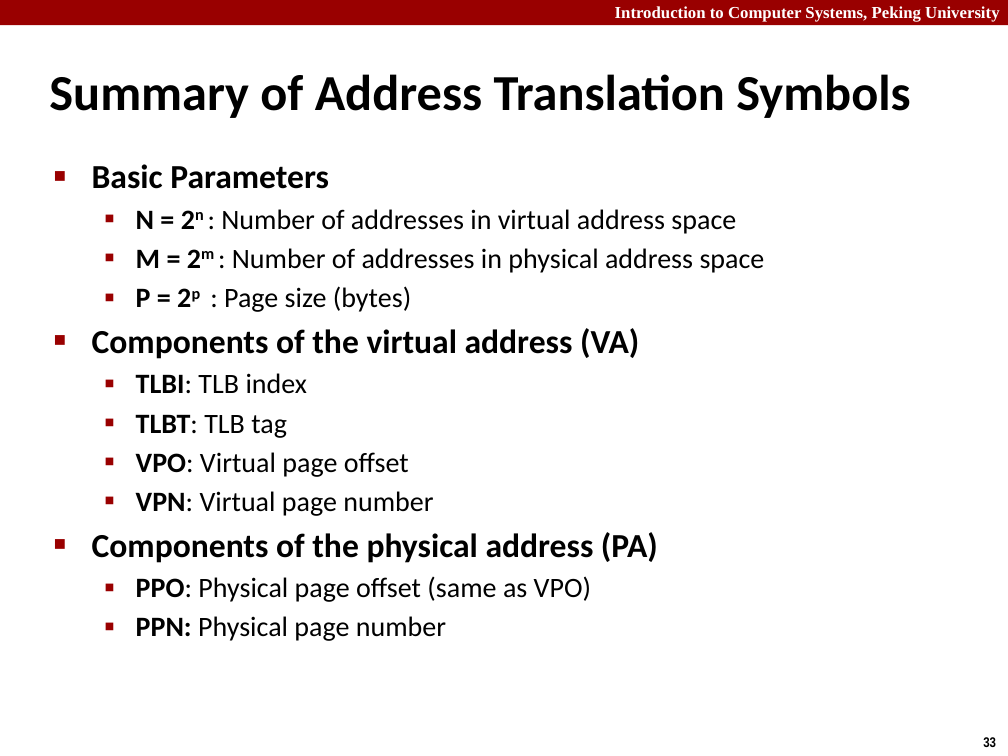
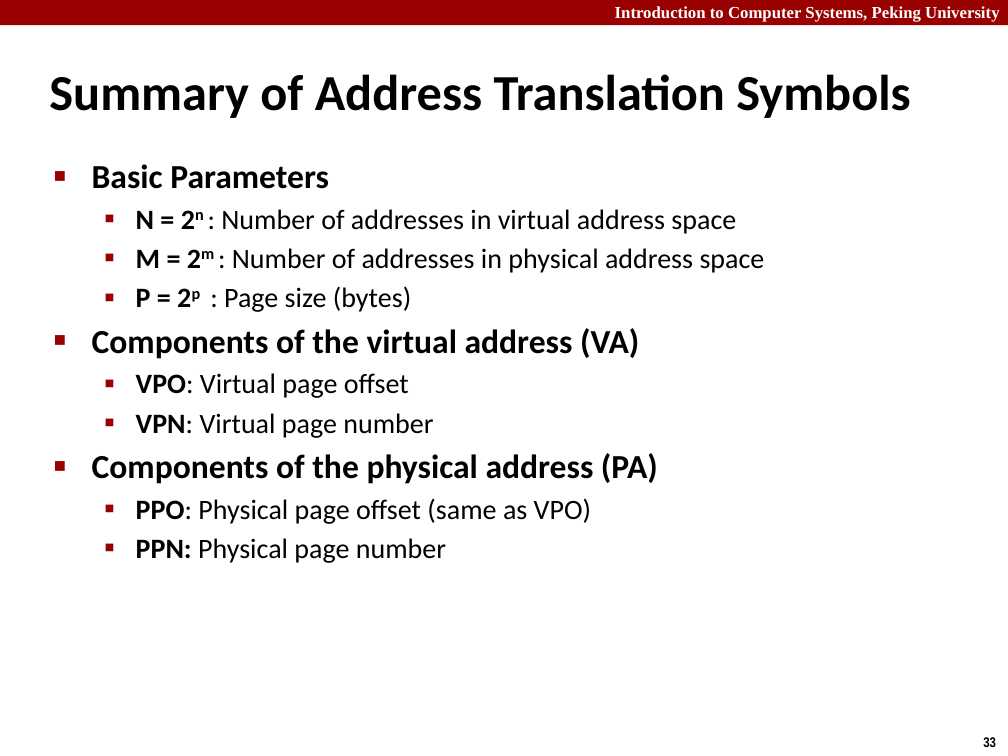
Before and after one commit to caodg/ics, a slide deck: slide 33 of slides/B05-VM1.pptx. Drawn at 1008x756 pixels with LibreOffice and Linux fonts; fonts in the diff are those of the drawing. Boxes give left, top, right and bottom in pixels: in the first picture for what was removed or moved away, otherwise in the second. Text is boxed around its words. In the diff, an @@ line names an element or a change of style, - is before the commit and + after.

```diff
--- a/slides/B05-VM1.pptx
+++ b/slides/B05-VM1.pptx
@@ text at box(136, 373, 308, 438): paragraphs removed @@
-  ▪ TLBI: TLB index
-  ▪ TLBT: TLB tag
```
Also in this commit, not shown: 7 other slides changed, 2 other files.
